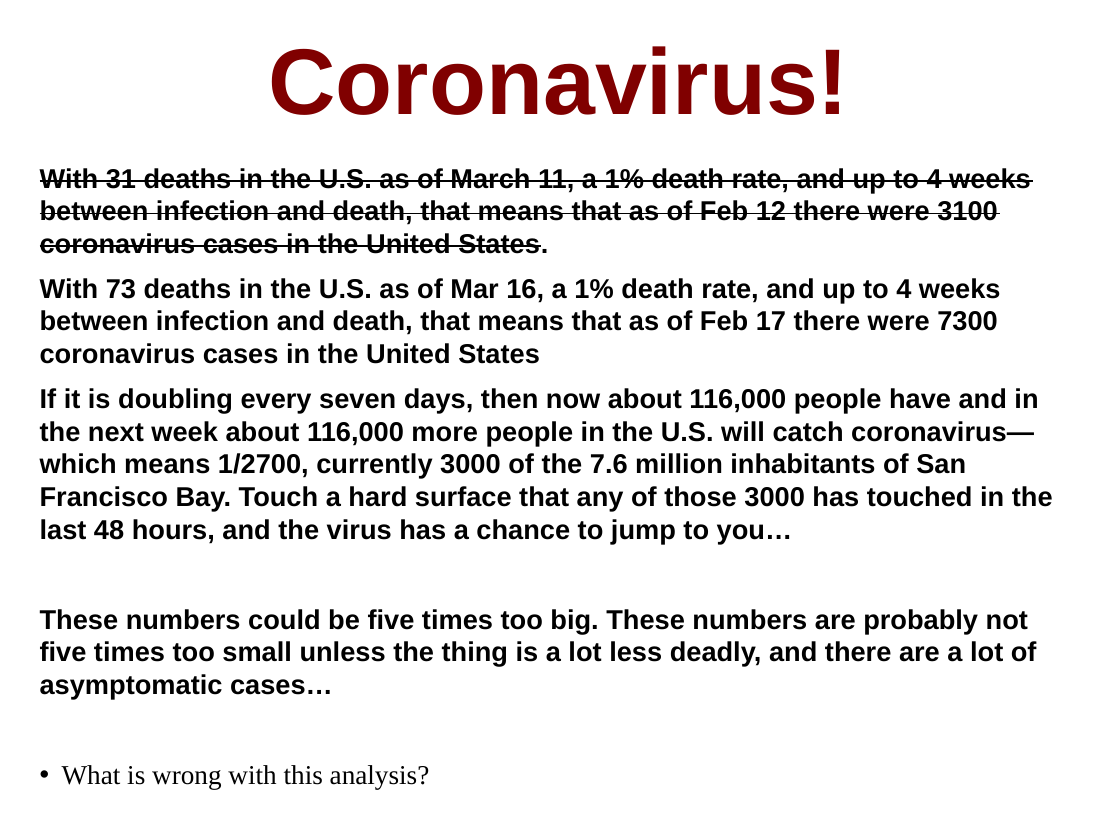
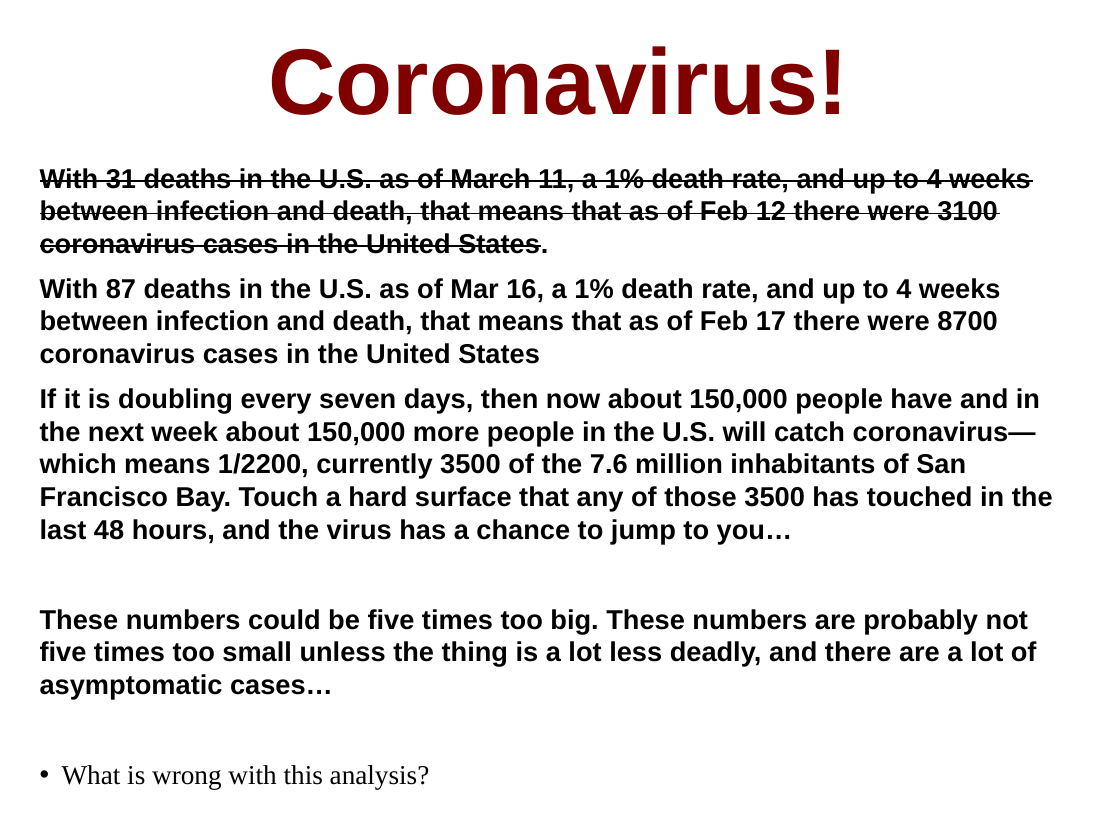
Before and after one commit to DavidLJ/public-files, a slide deck: slide 1 of coronavirus.pptx. Drawn at 1120x840 pixels with LibreOffice and Linux fonts; fonts in the diff are those of the drawing. Boxes give left, top, right and bottom in pixels: in the first picture for what was removed or moved away, otherwise in the second. Text is boxed around its words. In the diff, an @@ line names an element or a change of style, - is before the commit and + after.

```diff
--- a/coronavirus.pptx
+++ b/coronavirus.pptx
@@ text at [40,278,1053,544]: text changed @@
-With 73 deaths in the U.S. as of Mar 16, a 1% death rate, and up to 4 weeks between infection and death, that means that as of Feb 17 there were 7300 coronavirus cases in the United States
-If it is doubling every seven days, then now about 116,000 people have and in the next week about 116,000 more people in the U.S. will catch coronavirus—which means 1/2700, currently 3000 of the 7.6 million inhabitants of San Francisco Bay. Touch a hard surface that any of those 3000 has touched in the last 48 hours, and the virus has a chance to jump to you…
+With 87 deaths in the U.S. as of Mar 16, a 1% death rate, and up to 4 weeks between infection and death, that means that as of Feb 17 there were 8700 coronavirus cases in the United States
+If it is doubling every seven days, then now about 150,000 people have and in the next week about 150,000 more people in the U.S. will catch coronavirus—which means 1/2200, currently 3500 of the 7.6 million inhabitants of San Francisco Bay. Touch a hard surface that any of those 3500 has touched in the last 48 hours, and the virus has a chance to jump to you…
```
